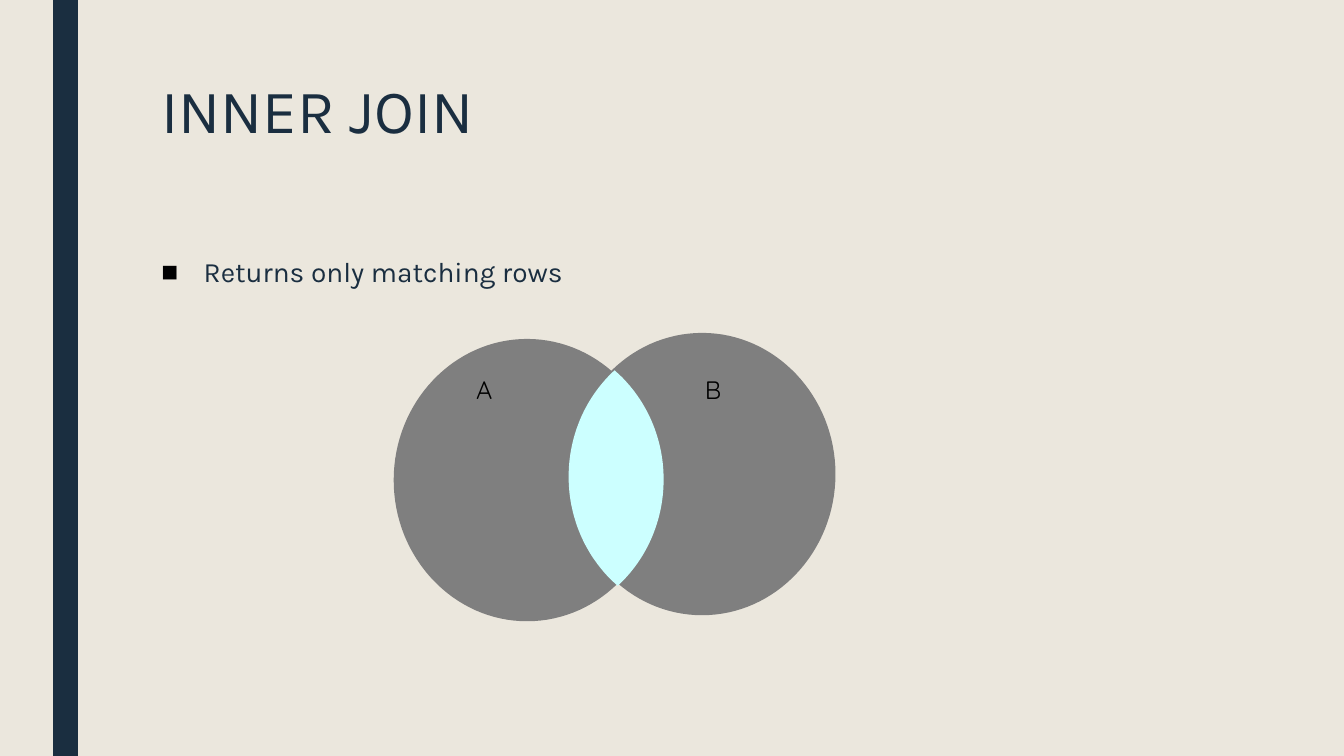
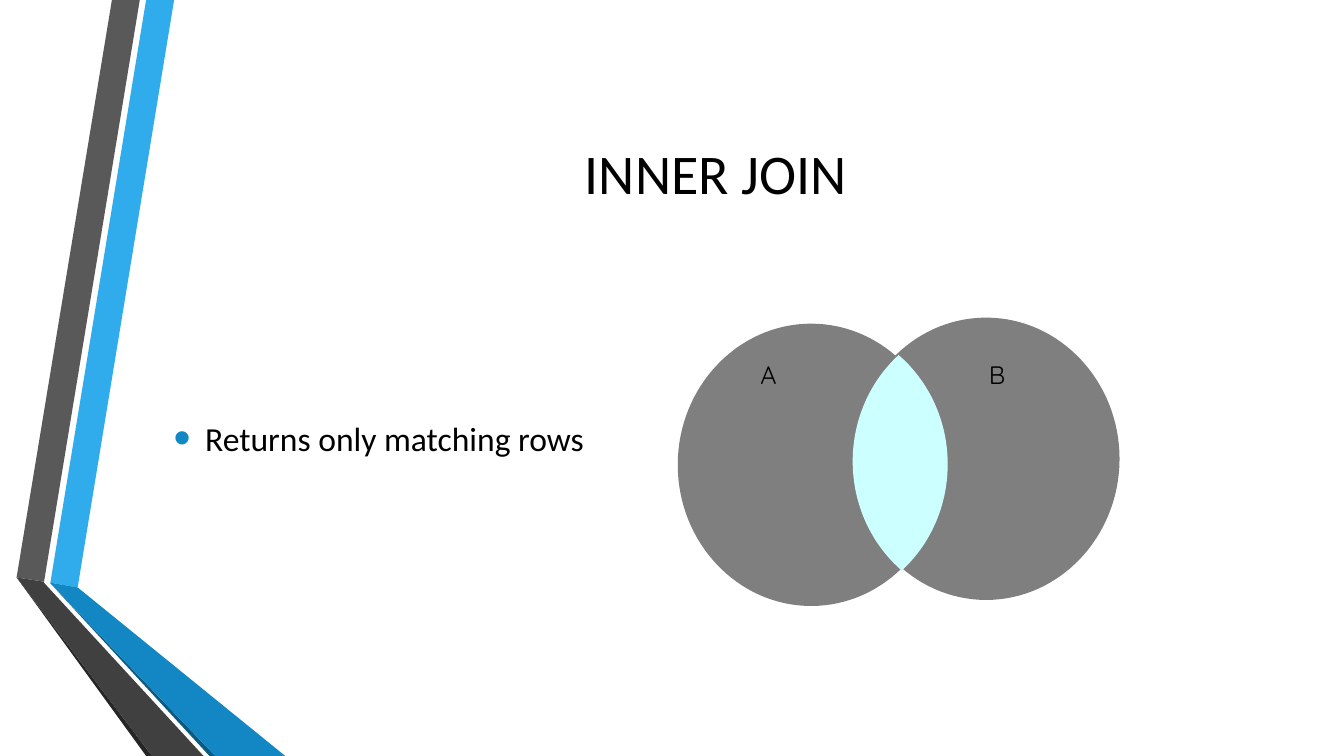
Before and after one commit to MGIS-UMN/GIS5577_week4, a slide deck: slide 9 of Advanced_DB_queries.odp. Drawn at 1344x756 pixels with LibreOffice and Linux fonts; fonts in the diff are those of the drawing; background and template pictures are left out. Boxes give left, top, right and bottom in pixels: in the first picture for what was removed or moved away, otherwise in the second. Text is boxed around its words. In the diff, an @@ line names an element or a change of style, - is before the commit and + after.

```diff
--- a/Advanced_DB_queries.odp
+++ b/Advanced_DB_queries.odp
@@ background #EBE7DD to picture (left out) @@
@@ freeform shape removed at box(52, 0, 78, 756) @@
@@ title "INNER JOIN": place and size @@
-title "INNER JOIN" at box(161, 93, 474, 134)
+title "INNER JOIN" at box(585, 157, 847, 195)
@@ title "INNER JOIN" at box(585, 157, 847, 195): size 44 to 40 pt, font Karla to Calibri, text colour #1A2E40 to #000000; alignment left to centre; line spacing 0.89 to 1; vertical alignment top to middle @@
@@ text "Returns only matching rows": place and size @@
-text "Returns only matching rows" at box(204, 262, 562, 289)
+text "Returns only matching rows" at box(205, 427, 584, 457)
@@ text "Returns only matching rows" at box(205, 427, 584, 457): size 20 to 24 pt, font Karla to Calibri, text colour #1A2E40 to #000000; bullet ■ to •; line spacing 0.94 to 1; bullet colour #000000 to #1287C3; vertical alignment top to middle @@
@@ freeform shape: place and size @@
-freeform shape at box(568, 333, 835, 616)
+freeform shape at box(678, 324, 945, 606)
@@ freeform shape: place and size @@
-freeform shape at box(394, 339, 661, 622)
+freeform shape at box(852, 318, 1120, 600)
@@ 2 texts, 1 freeform shape: place and size @@
-2 texts, 1 freeform shape at box(476, 370, 721, 586)
+2 texts, 1 freeform shape at box(760, 355, 1005, 571)
@@ group added at box(16, 0, 285, 756): 6 freeform shapes @@
```
Also in this commit, not shown: 32 other slides changed.
